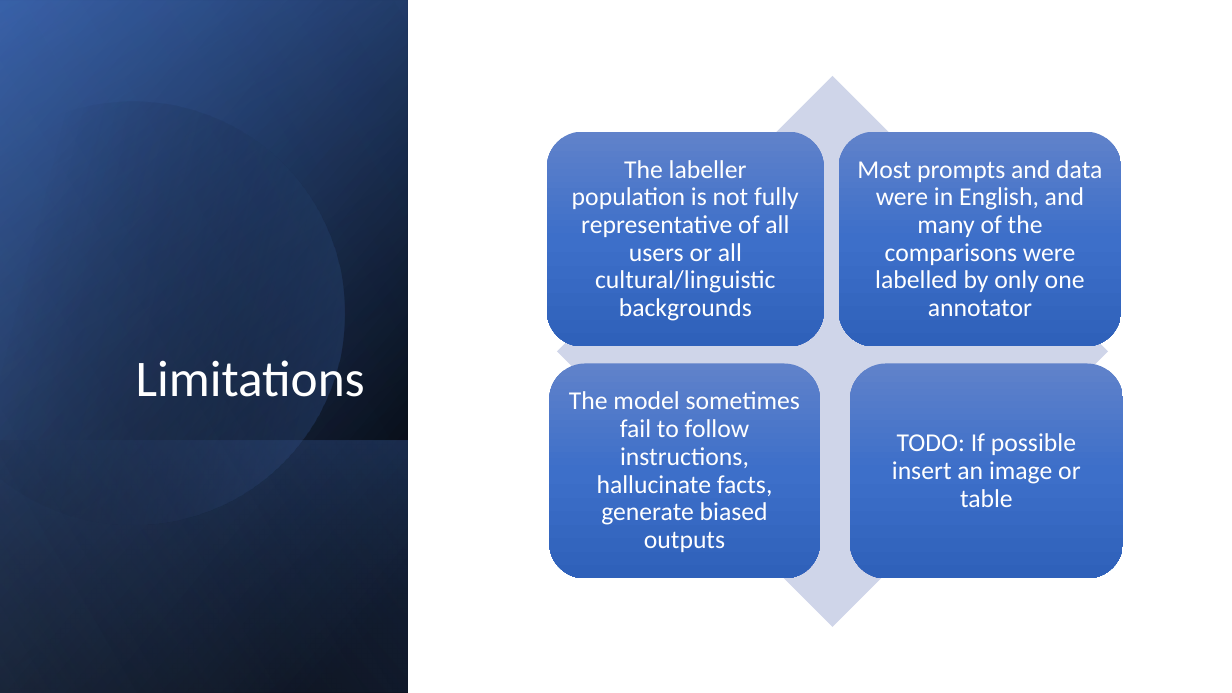
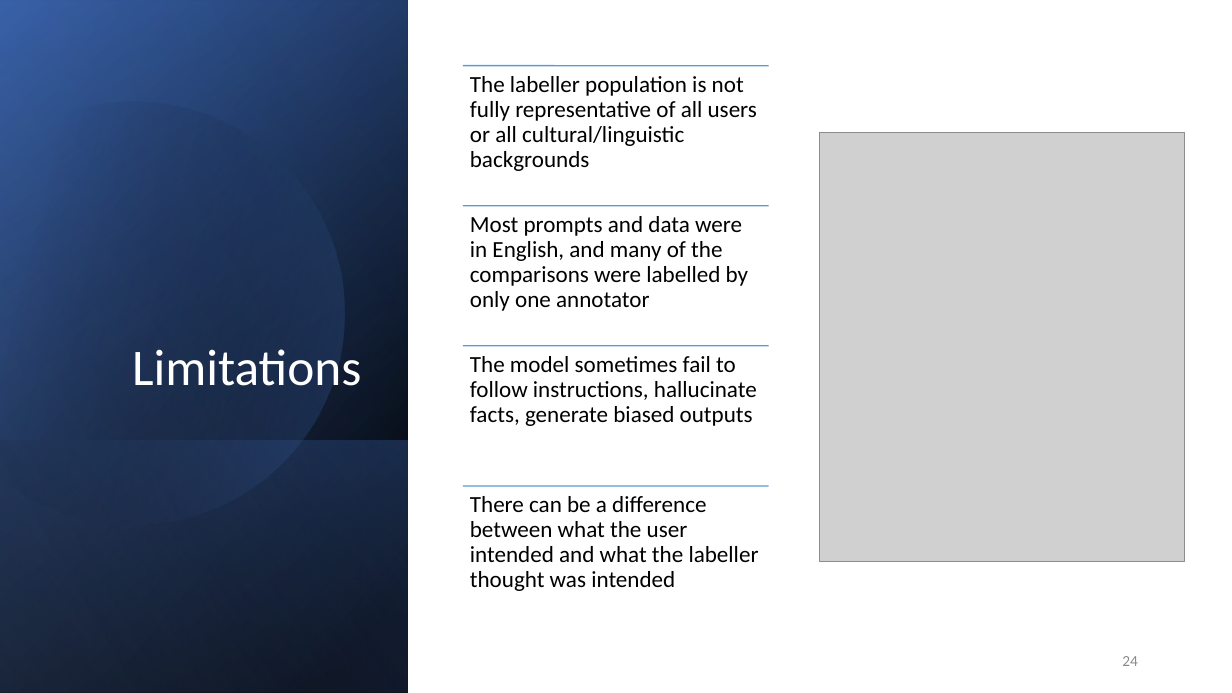
Before and after one commit to logus2k/genai_paper, a slide deck: slide 24 of final/final_version.pptx. Drawn at 1232x693 pixels with LibreOffice and Linux fonts; fonts in the diff are those of the drawing; grey boxes stand for pictures. Boxes give left, top, right and bottom in pixels: in the first picture for what was removed or moved away, otherwise in the second. Text is boxed around its words. In the diff, an @@ line names an element or a change of style, - is before the commit and + after.

```diff
--- a/final/final_version.pptx
+++ b/final/final_version.pptx
@@ title "Limitations": place and size @@
-title "Limitations" at [136,360,365,397]
+title "Limitations" at [132,349,361,386]
@@ text "The labeller population is not ...": place and size @@
-text "The labeller population is not ..." at [572,160,799,321]
+text "The labeller population is not ..." at [470,76,757,171]
@@ picture added at [820,133,1185,562] @@
@@ size 20 to 18 pt, text colour #FFFFFF to #000000; alignment centre to left; vertical alignment middle to top in 3 elements at [470,356,757,426], [470,76,757,171], [470,216,748,311] @@
@@ text "Most prompts and data were ...": place and size @@
-text "Most prompts and data were ..." at [857,160,1102,316]
+text "Most prompts and data were ..." at [470,216,748,311]
@@ text "The model sometimes fail to ...": place and size @@
-text "The model sometimes fail to ..." at [569,391,800,552]
+text "The model sometimes fail to ..." at [470,356,757,426]
@@ group removed at [547,76,1123,627]: 4 rounded rectangles, 1 diamond, 1 text @@
-TODO: If possible insert an image or table
@@ group added at [463,66,769,591]: 4 lines, 1 text @@
+There can be a difference between what the user intended and what the labeller thought was intended
@@ page number added at [1122,656,1138,666], 12 pt, text #8C8C8C @@
+24
```
Also in this commit, not shown: 26 other slides changed.
